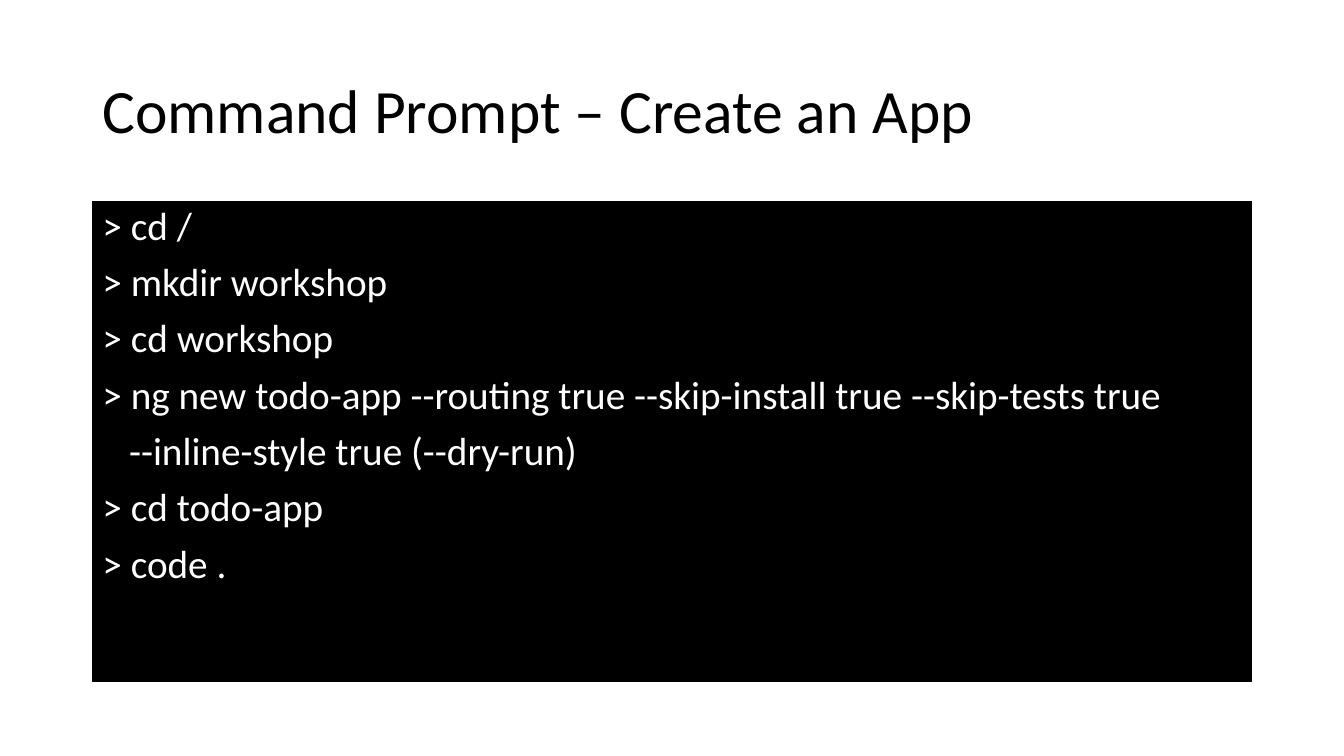
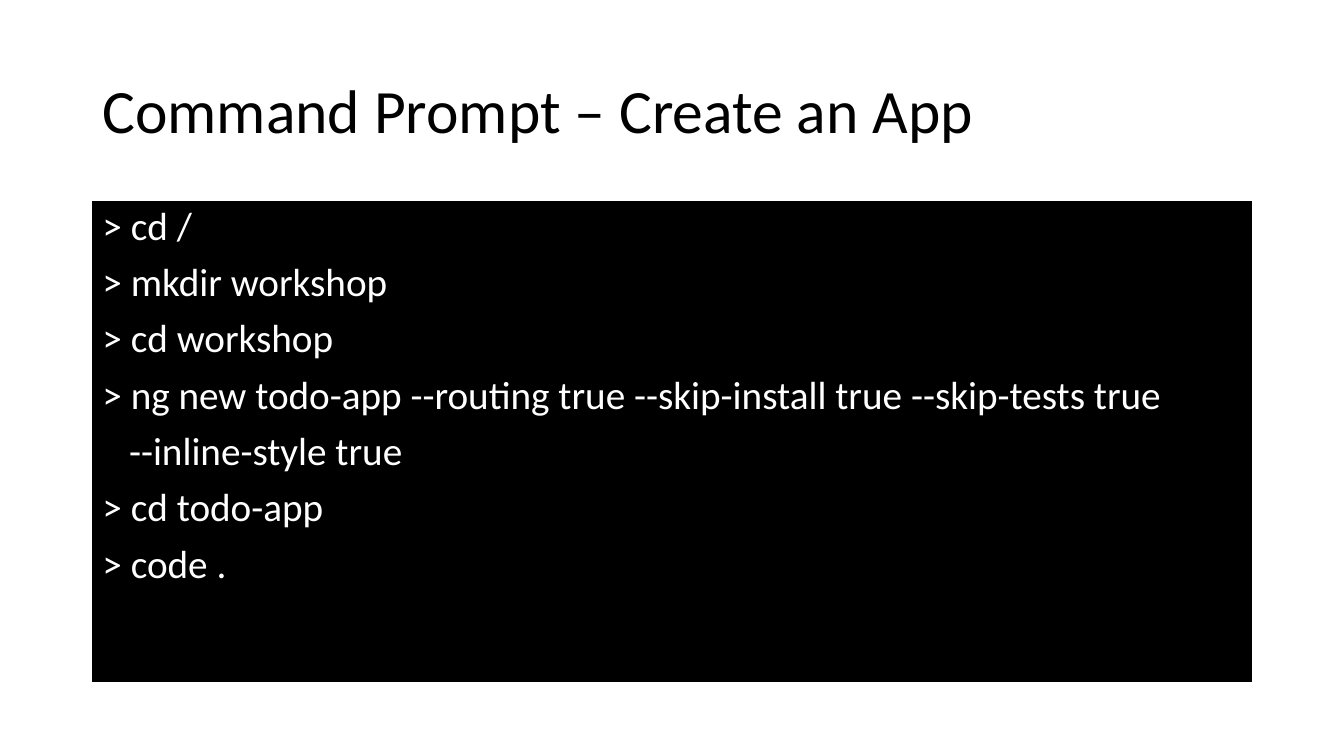
Before and after one commit to spirit-coding/todo-app-aj33349, a slide deck: slide 4 of Angular2.pptx. Drawn at 1344x756 pixels with LibreOffice and Linux fonts; fonts in the diff are those of the drawing. Boxes give left, top, right and bottom in pixels: in the first picture for what was removed or moved away, otherwise in the second. Text is boxed around its words. In the diff, an @@ line names an element or a change of style, - is before the commit and + after.

```diff
--- a/Angular2.pptx
+++ b/Angular2.pptx
@@ text at box(129, 437, 402, 472): text changed @@
---inline-style true (--dry-run)
+--inline-style true
```
Also in this commit, not shown: 11 other slides changed, 6 slides added.
